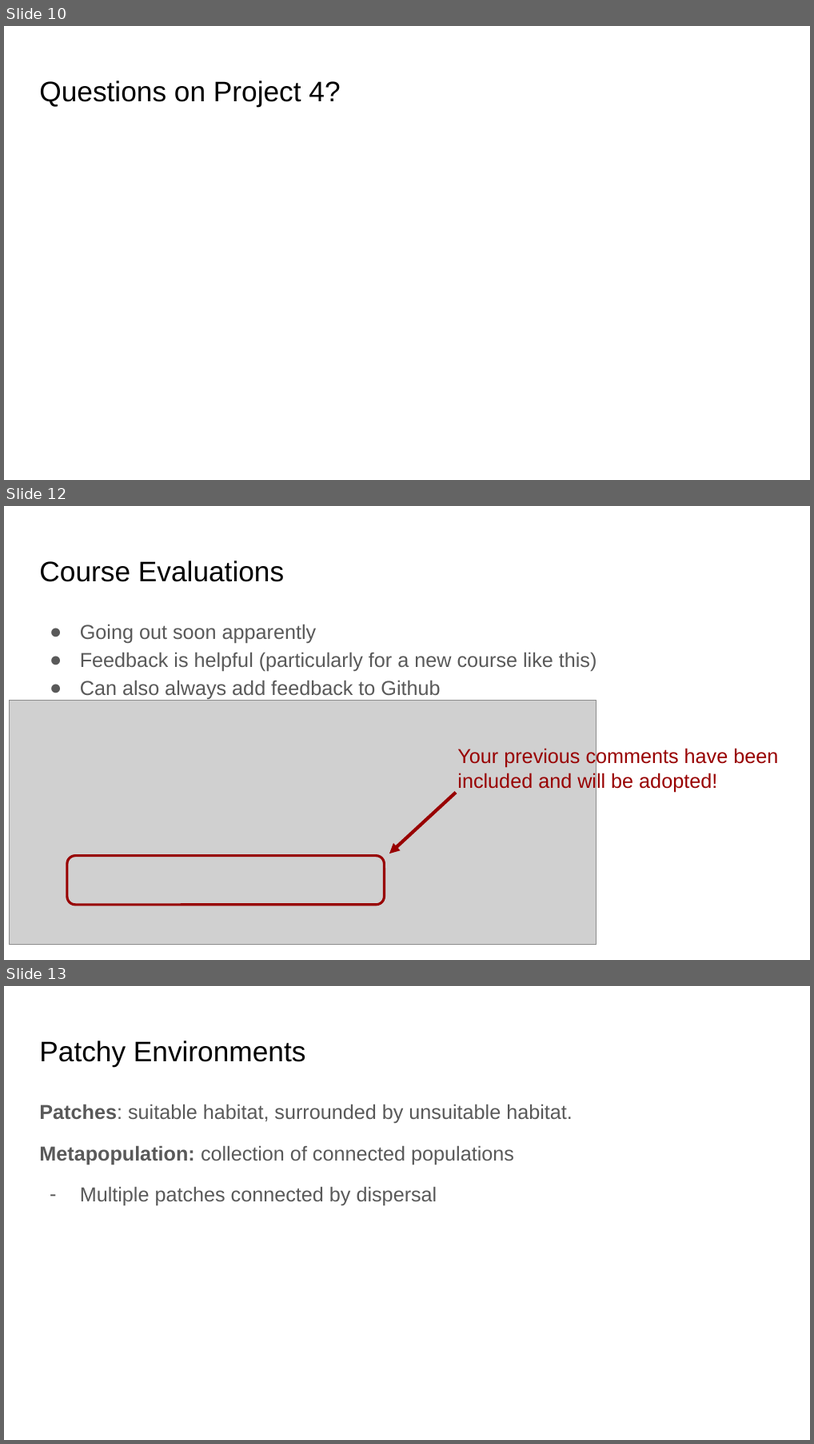
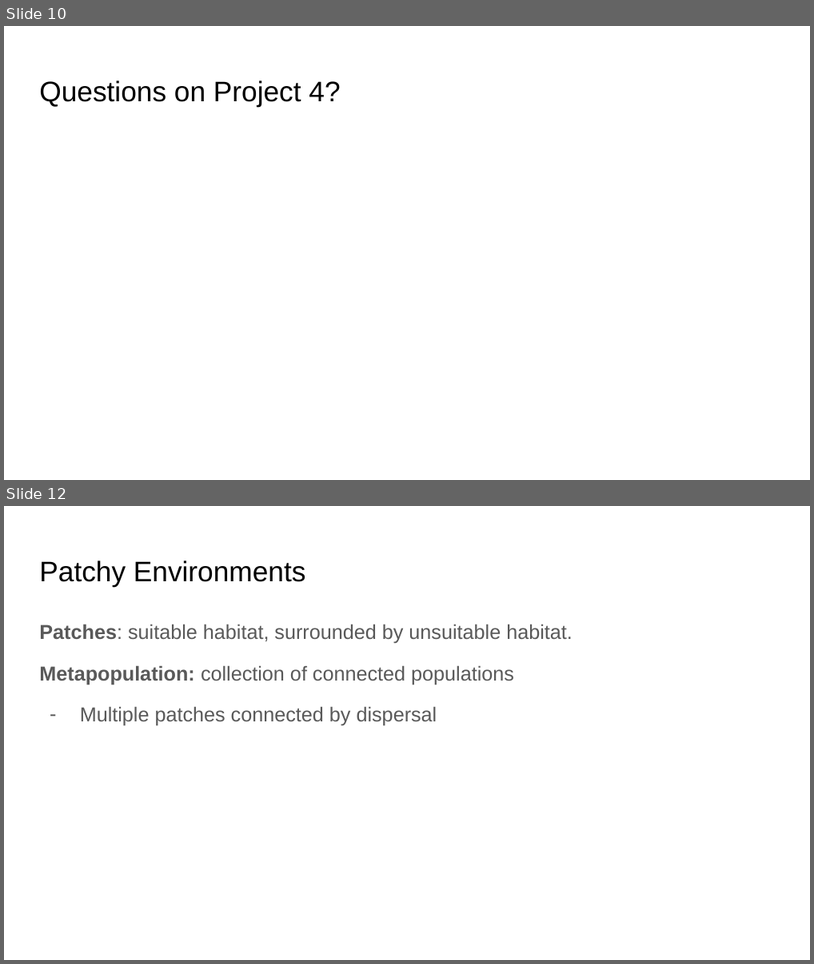
Before and after one commit to bmaitner/Community_ecology_course, a slide deck: lectures/Lecture_23_Patchy_Environments_I.pptx. Shown one above the other, each under a label of ours: slides 10, 12 and 13 before the commit, slides 10 and 12 after it; the slides between them are not shown. The pictures are 814x1444 and 814x964 pixels, drawn with LibreOffice and Linux fonts; fonts in the diff are those of the drawing; grey boxes stand for pictures. Boxes give left, top, right and bottom in pixels: in the first picture for what was removed or moved away, otherwise in the second. Text is boxed around its words. In the diff, an @@ line names an element or a change of style, - is before the commit and + after.

```diff
--- a/lectures/Lecture_23_Patchy_Environments_I.pptx
+++ b/lectures/Lecture_23_Patchy_Environments_I.pptx
@@ slide 12 removed at (4,506,810,960), background #FFFFFF @@
@@ title removed at (39,560,284,582) @@
-Course Evaluations
@@ text removed at (80,624,598,699) @@
-● Going out soon apparently
-● Feedback is helpful (particularly for a new course like this)
-● Can also always add feedback to Github
@@ picture removed at (10,700,597,944) @@
@@ text removed at (458,747,778,792) @@
-Your previous comments have been included and will be adopted!
@@ arrow removed from (456, 792) to (390, 853) @@
@@ rounded rectangle removed at (67,855,384,904) @@
@@ what was slide 13 is now slide 12 @@
```
Also in this commit, not shown: 7 slides changed, 1 slide added, 1 other slide removed, 6 other files.
